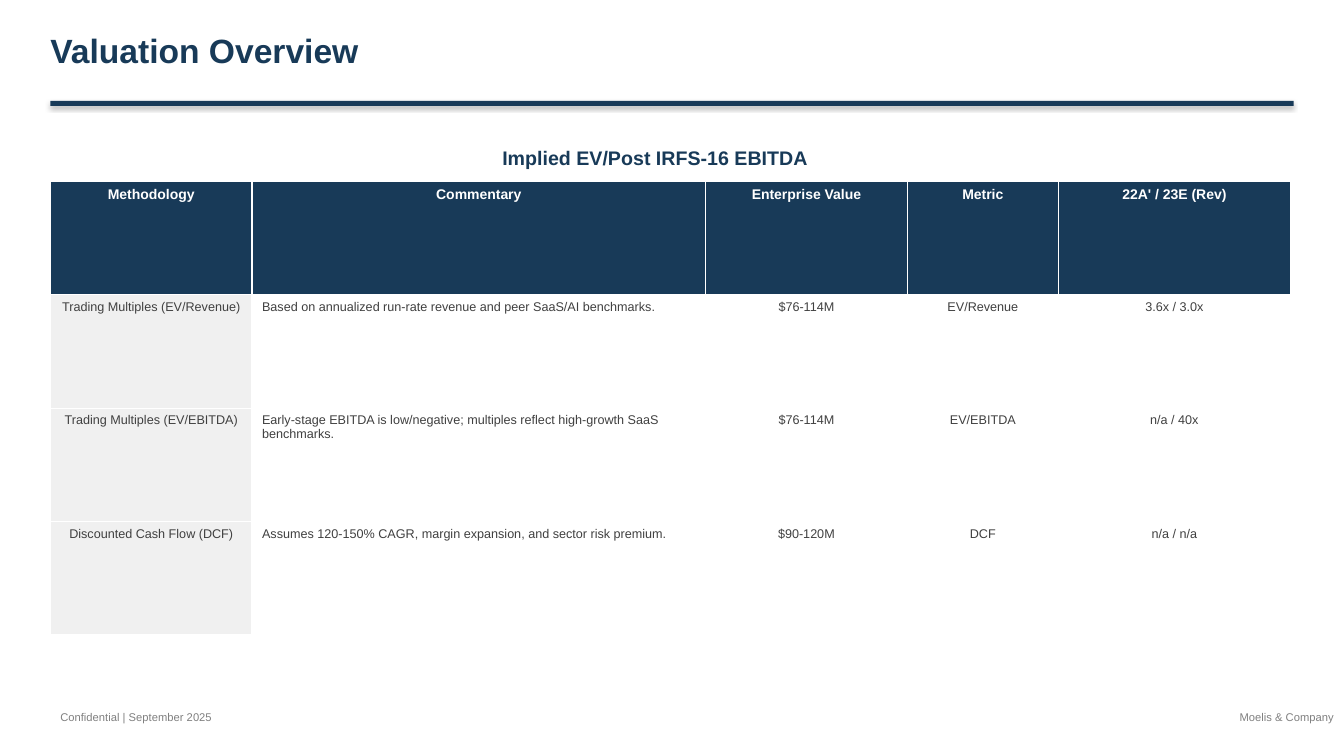
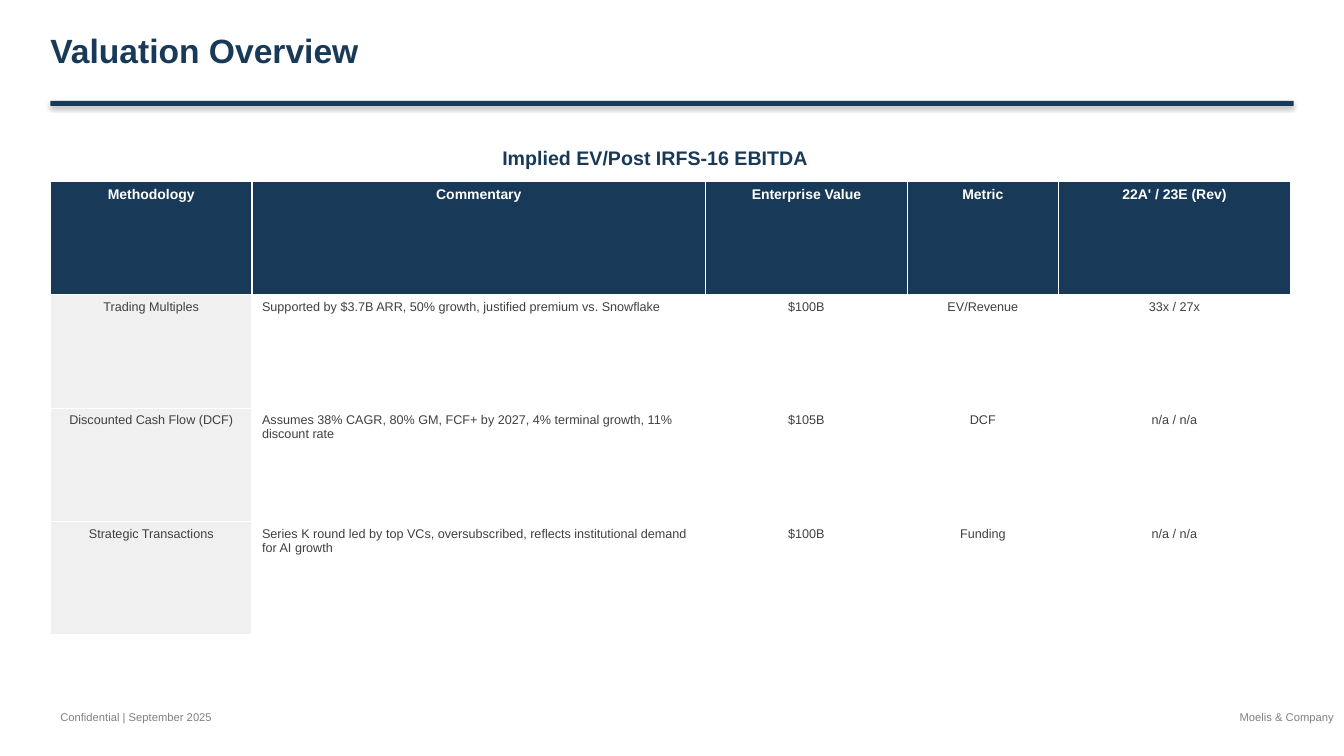
Before and after one commit to alinvb/slide_generator, a slide deck: slide 10 of ai_generated_deck.pptx (slide 8 before the commit). Drawn at 1344x756 pixels with LibreOffice and Linux fonts; fonts in the diff are those of the drawing. Boxes give left, top, right and bottom in pixels: in the first picture for what was removed or moved away, otherwise in the second. Text is boxed around its words. In the diff, an @@ line names an element or a change of style, - is before the commit and + after.

```diff
--- a/ai_generated_deck.pptx
+++ b/ai_generated_deck.pptx
@@ table at (x1=50, y1=181, x2=1291, y2=635) @@
-row 2: Trading Multiples (EV/Revenue) | Based on annualized run-rate revenue and peer SaaS/AI benchmarks. | $76-114M | EV/Revenue | 3.6x / 3.0x
+row 2: Trading Multiples | Supported by $3.7B ARR, 50% growth, justified premium vs. Snowflake | $100B | EV/Revenue | 33x / 27x
-row 3: Trading Multiples (EV/EBITDA) | Early-stage EBITDA is low/negative; multiples reflect high-growth SaaS benchmarks. | $76-114M | EV/EBITDA | n/a / 40x
+row 3: Discounted Cash Flow (DCF) | Assumes 38% CAGR, 80% GM, FCF+ by 2027, 4% terminal growth, 11% discount rate | $105B | DCF | n/a / n/a
-row 4: Discounted Cash Flow (DCF) | Assumes 120-150% CAGR, margin expansion, and sector risk premium. | $90-120M | DCF | n/a / n/a
+row 4: Strategic Transactions | Series K round led by top VCs, oversubscribed, reflects institutional demand for AI growth | $100B | Funding | n/a / n/a
```
Also in this commit, not shown: 9 other slides changed, 5 slides added, 5 slides removed, 5 other files.
